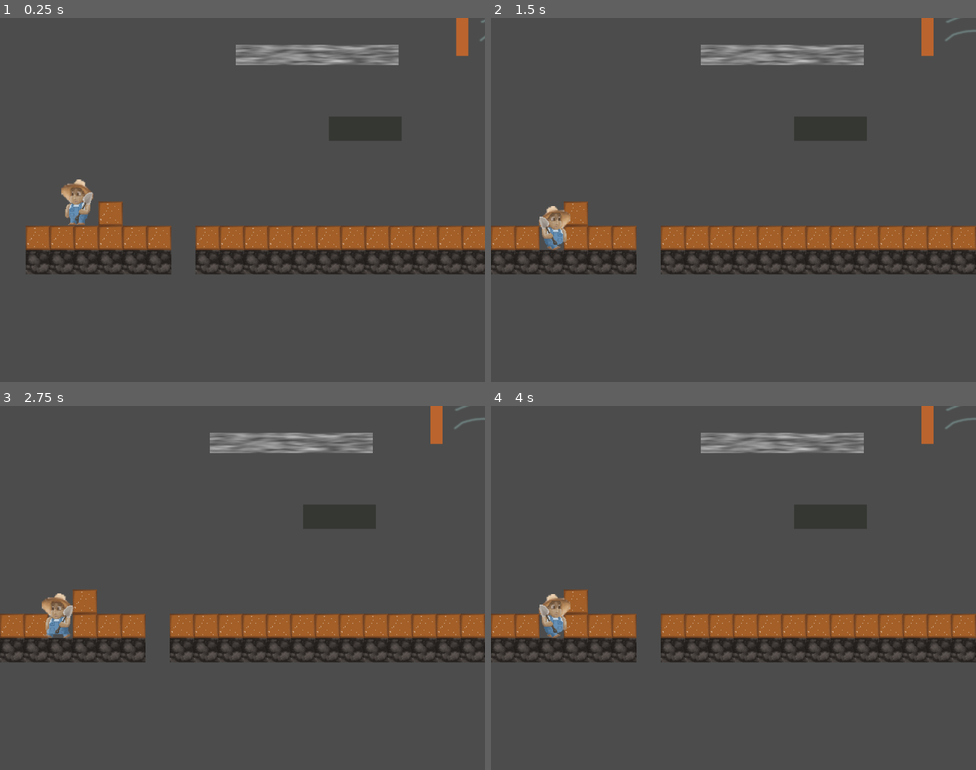
Above: before the commit, frames 1-4 (two rows, left to right).
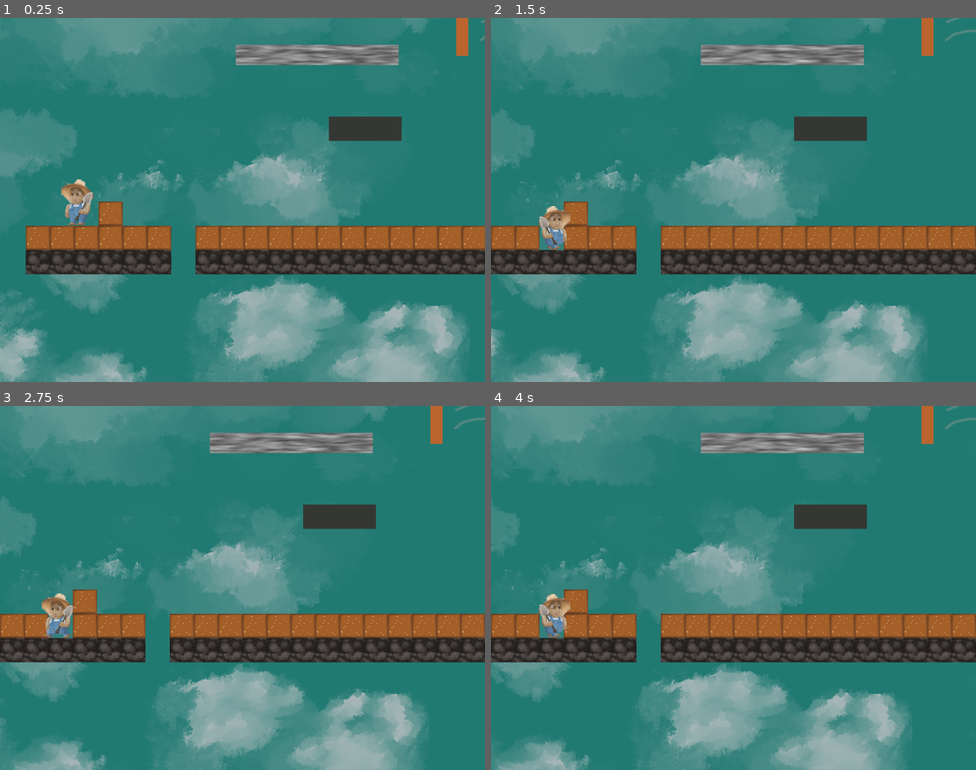
Above: after the commit, the same moments.

Repository: TraceMyers/Godot-Wild-15-Islands
Game: Godot game, scene res://src/main/Game.tscn
The game is run twice, just before and just after one commit, with the same random seed, the same clock (stepped at 60 frames per second) and the same inputs.
Inputs:
- Up to frame 1 (0.25 s): no input
- Up to frame 2 (1.5 s): hold Right (ui_right) from 0.53 s (still down); tap S (ui_accept) at 0.77 s
- Up to frame 3 (2.75 s): tap S (ui_accept) at 1.52 s; release Right (ui_right) at 2.03 s; hold Left (ui_left) from 2.03 s (still down)
- Up to frame 4 (4 s): release Left (ui_left) at 2.78 s; hold Right (ui_right) from 2.78 s (still down); tap S (ui_accept) at 3.02, 3.77 s

The runs differ from the first frame. In frame 1, 84% of the frame differs, in the area x 0-100%, y 0-100%; in frame 2, 84%; in frame 3, 84%; in frame 4, 84%.
Error before the commit: Invalid get index 'boundary_bottom_right' (on base: 'null instance'). (res://src/main/CloudScroll.gd:12)

Commit message:
minor fix to size of Sean/PlaceBlock shape

Diff:
--- /dev/null
+++ b/src/levels/Settings.gd
@@ -0,0 +1,6 @@
+extends Node
+
+const boundary_bottom_right = Vector2(2848.0, 2000.0)
+
+func _ready():
+	get_parent().get_node("Shaun").get_node("Camera2D").limit_right = boundary_bottom_right.x
--- a/src/levels/TestLevel.tscn
+++ b/src/levels/TestLevel.tscn
@@ -1,322 +1,329 @@
-[gd_scene load_steps=9 format=2]
+[gd_scene load_steps=10 format=2]
 
 [ext_resource path="res://src/levels/Level.gd" type="Script" id=1]
-[ext_resource path="res://src/blocks/DirtBlock.tscn" type="PackedScene" id=2]
-[ext_resource path="res://src/blocks/RockBlock.tscn" type="PackedScene" id=3]
-[ext_resource path="res://src/player/Shaun.tscn" type="PackedScene" id=4]
-[ext_resource path="res://src/blocks/StaticBlock.tscn" type="PackedScene" id=5]
-[ext_resource path="res://src/blocks/cloud.tscn" type="PackedScene" id=6]
-[ext_resource path="res://src/blocks/Fan.tscn" type="PackedScene" id=7]
-[ext_resource path="res://src/main/CloudScroll.gd" type="Script" id=8]
+[ext_resource path="res://src/levels/Settings.gd" type="Script" id=2]
+[ext_resource path="res://src/blocks/DirtBlock.tscn" type="PackedScene" id=3]
+[ext_resource path="res://src/blocks/RockBlock.tscn" type="PackedScene" id=4]
+[ext_resource path="res://src/player/Shaun.tscn" type="PackedScene" id=5]
+[ext_resource path="res://src/blocks/StaticBlock.tscn" type="PackedScene" id=6]
+[ext_resource path="res://src/blocks/cloud.tscn" type="PackedScene" id=7]
+[ext_resource path="res://src/blocks/Fan.tscn" type="PackedScene" id=8]
+[ext_resource path="res://src/main/CloudScroll.gd" type="Script" id=9]
 
 [node name="TestLevel" type="Node2D"]
 script = ExtResource( 1 )
 
+[node name="Settings" type="Node" parent="."]
+script = ExtResource( 2 )
+
 [node name="DirtBlocks" type="Node2D" parent="."]
-
-[node name="DirtBlock" parent="DirtBlocks" instance=ExtResource( 2 )]
+editor/display_folded = true
+
+[node name="DirtBlock" parent="DirtBlocks" instance=ExtResource( 3 )]
 position = Vector2( 32, 1152 )
 
-[node name="DirtBlock9" parent="DirtBlocks" instance=ExtResource( 2 )]
+[node name="DirtBlock9" parent="DirtBlocks" instance=ExtResource( 3 )]
 position = Vector2( 480, 1152 )
 
-[node name="DirtBlock10" parent="DirtBlocks" instance=ExtResource( 2 )]
+[node name="DirtBlock10" parent="DirtBlocks" instance=ExtResource( 3 )]
 position = Vector2( 1056, 1152 )
 
-[node name="DirtBlock16" parent="DirtBlocks" instance=ExtResource( 2 )]
+[node name="DirtBlock16" parent="DirtBlocks" instance=ExtResource( 3 )]
 position = Vector2( 1824, 1152 )
 
-[node name="DirtBlock14" parent="DirtBlocks" instance=ExtResource( 2 )]
+[node name="DirtBlock14" parent="DirtBlocks" instance=ExtResource( 3 )]
 position = Vector2( 288, 1152 )
 
-[node name="DirtBlock19" parent="DirtBlocks" instance=ExtResource( 2 )]
+[node name="DirtBlock19" parent="DirtBlocks" instance=ExtResource( 3 )]
 position = Vector2( 736, 1152 )
 
-[node name="DirtBlock20" parent="DirtBlocks" instance=ExtResource( 2 )]
+[node name="DirtBlock20" parent="DirtBlocks" instance=ExtResource( 3 )]
 position = Vector2( 1312, 1152 )
 
-[node name="DirtBlock21" parent="DirtBlocks" instance=ExtResource( 2 )]
+[node name="DirtBlock21" parent="DirtBlocks" instance=ExtResource( 3 )]
 position = Vector2( 2080, 1152 )
 
-[node name="DirtBlock40" parent="DirtBlocks" instance=ExtResource( 2 )]
+[node name="DirtBlock40" parent="DirtBlocks" instance=ExtResource( 3 )]
 position = Vector2( 2592, 1152 )
 
-[node name="DirtBlock15" parent="DirtBlocks" instance=ExtResource( 2 )]
+[node name="DirtBlock15" parent="DirtBlocks" instance=ExtResource( 3 )]
 position = Vector2( 224, 1088 )
 
-[node name="DirtBlock2" parent="DirtBlocks" instance=ExtResource( 2 )]
+[node name="DirtBlock2" parent="DirtBlocks" instance=ExtResource( 3 )]
 position = Vector2( 224, 1152 )
 
-[node name="DirtBlock7" parent="DirtBlocks" instance=ExtResource( 2 )]
+[node name="DirtBlock7" parent="DirtBlocks" instance=ExtResource( 3 )]
 position = Vector2( 672, 1152 )
 
-[node name="DirtBlock11" parent="DirtBlocks" instance=ExtResource( 2 )]
+[node name="DirtBlock11" parent="DirtBlocks" instance=ExtResource( 3 )]
 position = Vector2( 1248, 1152 )
 
-[node name="DirtBlock17" parent="DirtBlocks" instance=ExtResource( 2 )]
+[node name="DirtBlock17" parent="DirtBlocks" instance=ExtResource( 3 )]
 position = Vector2( 2016, 1152 )
 
-[node name="DirtBlock18" parent="DirtBlocks" instance=ExtResource( 2 )]
+[node name="DirtBlock18" parent="DirtBlocks" instance=ExtResource( 3 )]
 position = Vector2( 2528, 1152 )
 
-[node name="DirtBlock3" parent="DirtBlocks" instance=ExtResource( 2 )]
+[node name="DirtBlock3" parent="DirtBlocks" instance=ExtResource( 3 )]
 position = Vector2( 96, 1152 )
 
-[node name="DirtBlock8" parent="DirtBlocks" instance=ExtResource( 2 )]
+[node name="DirtBlock8" parent="DirtBlocks" instance=ExtResource( 3 )]
 position = Vector2( 544, 1152 )
 
-[node name="DirtBlock12" parent="DirtBlocks" instance=ExtResource( 2 )]
+[node name="DirtBlock12" parent="DirtBlocks" instance=ExtResource( 3 )]
 position = Vector2( 1120, 1152 )
 
-[node name="DirtBlock13" parent="DirtBlocks" instance=ExtResource( 2 )]
+[node name="DirtBlock13" parent="DirtBlocks" instance=ExtResource( 3 )]
 position = Vector2( 1888, 1152 )
 
-[node name="DirtBlock44" parent="DirtBlocks" instance=ExtResource( 2 )]
+[node name="DirtBlock44" parent="DirtBlocks" instance=ExtResource( 3 )]
 position = Vector2( 2400, 1152 )
 
-[node name="DirtBlock4" parent="DirtBlocks" instance=ExtResource( 2 )]
+[node name="DirtBlock4" parent="DirtBlocks" instance=ExtResource( 3 )]
 position = Vector2( 352, 1152 )
 
-[node name="DirtBlock22" parent="DirtBlocks" instance=ExtResource( 2 )]
+[node name="DirtBlock22" parent="DirtBlocks" instance=ExtResource( 3 )]
 position = Vector2( 800, 1152 )
 
-[node name="DirtBlock29" parent="DirtBlocks" instance=ExtResource( 2 )]
+[node name="DirtBlock29" parent="DirtBlocks" instance=ExtResource( 3 )]
 position = Vector2( 1376, 1152 )
 
-[node name="DirtBlock33" parent="DirtBlocks" instance=ExtResource( 2 )]
+[node name="DirtBlock33" parent="DirtBlocks" instance=ExtResource( 3 )]
 position = Vector2( 2144, 1152 )
 
-[node name="DirtBlock45" parent="DirtBlocks" instance=ExtResource( 2 )]
+[node name="DirtBlock45" parent="DirtBlocks" instance=ExtResource( 3 )]
 position = Vector2( 2656, 1152 )
 
-[node name="DirtBlock24" parent="DirtBlocks" instance=ExtResource( 2 )]
+[node name="DirtBlock24" parent="DirtBlocks" instance=ExtResource( 3 )]
 position = Vector2( 864, 1152 )
 
-[node name="DirtBlock35" parent="DirtBlocks" instance=ExtResource( 2 )]
+[node name="DirtBlock35" parent="DirtBlocks" instance=ExtResource( 3 )]
 position = Vector2( 1632, 1152 )
 
-[node name="DirtBlock27" parent="DirtBlocks" instance=ExtResource( 2 )]
+[node name="DirtBlock27" parent="DirtBlocks" instance=ExtResource( 3 )]
 position = Vector2( 1440, 1152 )
 
-[node name="DirtBlock38" parent="DirtBlocks" instance=ExtResource( 2 )]
+[node name="DirtBlock38" parent="DirtBlocks" instance=ExtResource( 3 )]
 position = Vector2( 2208, 1152 )
 
-[node name="DirtBlock46" parent="DirtBlocks" instance=ExtResource( 2 )]
+[node name="DirtBlock46" parent="DirtBlocks" instance=ExtResource( 3 )]
 position = Vector2( 2720, 1152 )
 
-[node name="DirtBlock25" parent="DirtBlocks" instance=ExtResource( 2 )]
+[node name="DirtBlock25" parent="DirtBlocks" instance=ExtResource( 3 )]
 position = Vector2( 928, 1152 )
 
-[node name="DirtBlock36" parent="DirtBlocks" instance=ExtResource( 2 )]
+[node name="DirtBlock36" parent="DirtBlocks" instance=ExtResource( 3 )]
 position = Vector2( 1696, 1152 )
 
-[node name="DirtBlock28" parent="DirtBlocks" instance=ExtResource( 2 )]
+[node name="DirtBlock28" parent="DirtBlocks" instance=ExtResource( 3 )]
 position = Vector2( 1504, 1152 )
 
-[node name="DirtBlock39" parent="DirtBlocks" instance=ExtResource( 2 )]
+[node name="DirtBlock39" parent="DirtBlocks" instance=ExtResource( 3 )]
 position = Vector2( 2272, 1152 )
 
-[node name="DirtBlock41" parent="DirtBlocks" instance=ExtResource( 2 )]
+[node name="DirtBlock41" parent="DirtBlocks" instance=ExtResource( 3 )]
 position = Vector2( 2784, 1152 )
 
-[node name="DirtBlock26" parent="DirtBlocks" instance=ExtResource( 2 )]
+[node name="DirtBlock26" parent="DirtBlocks" instance=ExtResource( 3 )]
 position = Vector2( 992, 1152 )
 
-[node name="DirtBlock37" parent="DirtBlocks" instance=ExtResource( 2 )]
+[node name="DirtBlock37" parent="DirtBlocks" instance=ExtResource( 3 )]
 position = Vector2( 1760, 1152 )
 
-[node name="DirtBlock31" parent="DirtBlocks" instance=ExtResource( 2 )]
+[node name="DirtBlock31" parent="DirtBlocks" instance=ExtResource( 3 )]
 position = Vector2( 1568, 1152 )
 
-[node name="DirtBlock34" parent="DirtBlocks" instance=ExtResource( 2 )]
+[node name="DirtBlock34" parent="DirtBlocks" instance=ExtResource( 3 )]
 position = Vector2( 2336, 1152 )
 
-[node name="DirtBlock42" parent="DirtBlocks" instance=ExtResource( 2 )]
+[node name="DirtBlock42" parent="DirtBlocks" instance=ExtResource( 3 )]
 position = Vector2( 2848, 1152 )
 
-[node name="DirtBlock5" parent="DirtBlocks" instance=ExtResource( 2 )]
+[node name="DirtBlock5" parent="DirtBlocks" instance=ExtResource( 3 )]
 position = Vector2( 160, 1152 )
 
-[node name="DirtBlock23" parent="DirtBlocks" instance=ExtResource( 2 )]
+[node name="DirtBlock23" parent="DirtBlocks" instance=ExtResource( 3 )]
 position = Vector2( 608, 1152 )
 
-[node name="DirtBlock30" parent="DirtBlocks" instance=ExtResource( 2 )]
+[node name="DirtBlock30" parent="DirtBlocks" instance=ExtResource( 3 )]
 position = Vector2( 1184, 1152 )
 
-[node name="DirtBlock32" parent="DirtBlocks" instance=ExtResource( 2 )]
+[node name="DirtBlock32" parent="DirtBlocks" instance=ExtResource( 3 )]
 position = Vector2( 1952, 1152 )
 
-[node name="DirtBlock43" parent="DirtBlocks" instance=ExtResource( 2 )]
+[node name="DirtBlock43" parent="DirtBlocks" instance=ExtResource( 3 )]
 position = Vector2( 2464, 1152 )
 
 [node name="BedRock" type="Node2D" parent="."]
-
-[node name="RockBlock" parent="BedRock" instance=ExtResource( 3 )]
+editor/display_folded = true
+
+[node name="RockBlock" parent="BedRock" instance=ExtResource( 4 )]
 position = Vector2( 32, 1216 )
 
-[node name="RockBlock11" parent="BedRock" instance=ExtResource( 3 )]
+[node name="RockBlock11" parent="BedRock" instance=ExtResource( 4 )]
 position = Vector2( 480, 1216 )
 
-[node name="RockBlock23" parent="BedRock" instance=ExtResource( 3 )]
+[node name="RockBlock23" parent="BedRock" instance=ExtResource( 4 )]
 position = Vector2( 1056, 1216 )
 
-[node name="RockBlock36" parent="BedRock" instance=ExtResource( 3 )]
+[node name="RockBlock36" parent="BedRock" instance=ExtResource( 4 )]
 position = Vector2( 1824, 1216 )
 
-[node name="RockBlock2" parent="BedRock" instance=ExtResource( 3 )]
+[node name="RockBlock2" parent="BedRock" instance=ExtResource( 4 )]
 position = Vector2( 96, 1216 )
 
-[node name="RockBlock8" parent="BedRock" instance=ExtResource( 3 )]
+[node name="RockBlock8" parent="BedRock" instance=ExtResource( 4 )]
 position = Vector2( 544, 1216 )
 
-[node name="RockBlock24" parent="BedRock" instance=ExtResource( 3 )]
+[node name="RockBlock24" parent="BedRock" instance=ExtResource( 4 )]
 position = Vector2( 1120, 1216 )
 
-[node name="RockBlock28" parent="BedRock" instance=ExtResource( 3 )]
+[node name="RockBlock28" parent="BedRock" instance=ExtResource( 4 )]
 position = Vector2( 1888, 1216 )
 
-[node name="RockBlock42" parent="BedRock" instance=ExtResource( 3 )]
+[node name="RockBlock42" parent="BedRock" instance=ExtResource( 4 )]
 position = Vector2( 2400, 1216 )
 
-[node name="RockBlock3" parent="BedRock" instance=ExtResource( 3 )]
+[node name="RockBlock3" parent="BedRock" instance=ExtResource( 4 )]
 position = Vector2( 160, 1216 )
 
-[node name="RockBlock9" parent="BedRock" instance=ExtResource( 3 )]
+[node name="RockBlock9" parent="BedRock" instance=ExtResource( 4 )]
 position = Vector2( 608, 1216 )
 
-[node name="RockBlock19" parent="BedRock" instance=ExtResource( 3 )]
+[node name="RockBlock19" parent="BedRock" instance=ExtResource( 4 )]
 position = Vector2( 1184, 1216 )
 
-[node name="RockBlock34" parent="BedRock" instance=ExtResource( 3 )]
+[node name="RockBlock34" parent="BedRock" instance=ExtResource( 4 )]
 position = Vector2( 1952, 1216 )
 
-[node name="RockBlock43" parent="BedRock" instance=ExtResource( 3 )]
+[node name="RockBlock43" parent="BedRock" instance=ExtResource( 4 )]
 position = Vector2( 2464, 1216 )
 
-[node name="RockBlock4" parent="BedRock" instance=ExtResource( 3 )]
+[node name="RockBlock4" parent="BedRock" instance=ExtResource( 4 )]
 position = Vector2( 224, 1216 )
 
-[node name="RockBlock7" parent="BedRock" instance=ExtResource( 3 )]
+[node name="RockBlock7" parent="BedRock" instance=ExtResource( 4 )]
 position = Vector2( 672, 1216 )
 
-[node name="RockBlock21" parent="BedRock" instance=ExtResource( 3 )]
+[node name="RockBlock21" parent="BedRock" instance=ExtResource( 4 )]
 position = Vector2( 1248, 1216 )
 
-[node name="RockBlock32" parent="BedRock" instance=ExtResource( 3 )]
+[node name="RockBlock32" parent="BedRock" instance=ExtResource( 4 )]
 position = Vector2( 2016, 1216 )
 
-[node name="RockBlock44" parent="BedRock" instance=ExtResource( 3 )]
+[node name="RockBlock44" parent="BedRock" instance=ExtResource( 4 )]
 position = Vector2( 2528, 1216 )
 
-[node name="RockBlock5" parent="BedRock" instance=ExtResource( 3 )]
+[node name="RockBlock5" parent="BedRock" instance=ExtResource( 4 )]
 position = Vector2( 288, 1216 )
 
-[node name="RockBlock10" parent="BedRock" instance=ExtResource( 3 )]
+[node name="RockBlock10" parent="BedRock" instance=ExtResource( 4 )]
 position = Vector2( 736, 1216 )
 
-[node name="RockBlock22" parent="BedRock" instance=ExtResource( 3 )]
+[node name="RockBlock22" parent="BedRock" instance=ExtResource( 4 )]
 position = Vector2( 1312, 1216 )
 
-[node name="RockBlock29" parent="BedRock" instance=ExtResource( 3 )]
+[node name="RockBlock29" parent="BedRock" instance=ExtResource( 4 )]
 position = Vector2( 2080, 1216 )
 
-[node name="RockBlock39" parent="BedRock" instance=ExtResource( 3 )]
+[node name="RockBlock39" parent="BedRock" instance=ExtResource( 4 )]
 position = Vector2( 2592, 1216 )
 
-[node name="RockBlock6" parent="BedRock" instance=ExtResource( 3 )]
+[node name="RockBlock6" parent="BedRock" instance=ExtResource( 4 )]
 position = Vector2( 352, 1216 )
 
-[node name="RockBlock12" parent="BedRock" instance=ExtResource( 3 )]
+[node name="RockBlock12" parent="BedRock" instance=ExtResource( 4 )]
 position = Vector2( 800, 1216 )
 
-[node name="RockBlock17" parent="BedRock" instance=ExtResource( 3 )]
+[node name="RockBlock17" parent="BedRock" instance=ExtResource( 4 )]
 position = Vector2( 1376, 1216 )
 
-[node name="RockBlock31" parent="BedRock" instance=ExtResource( 3 )]
+[node name="RockBlock31" parent="BedRock" instance=ExtResource( 4 )]
 position = Vector2( 2144, 1216 )
 
-[node name="RockBlock40" parent="BedRock" instance=ExtResource( 3 )]
+[node name="RockBlock40" parent="BedRock" instance=ExtResource( 4 )]
 position = Vector2( 2656, 1216 )
 
-[node name="RockBlock13" parent="BedRock" instance=ExtResource( 3 )]
+[node name="RockBlock13" parent="BedRock" instance=ExtResource( 4 )]
 position = Vector2( 864, 1216 )
 
-[node name="RockBlock25" parent="BedRock" instance=ExtResource( 3 )]
+[node name="RockBlock25" parent="BedRock" instance=ExtResource( 4 )]
 position = Vector2( 1632, 1216 )
 
-[node name="RockBlock16" parent="BedRock" instance=ExtResource( 3 )]
+[node name="RockBlock16" parent="BedRock" instance=ExtResource( 4 )]
 position = Vector2( 1440, 1216 )
 
-[node name="RockBlock30" parent="BedRock" instance=ExtResource( 3 )]
+[node name="RockBlock30" parent="BedRock" instance=ExtResource( 4 )]
 position = Vector2( 2208, 1216 )
 
-[node name="RockBlock37" parent="BedRock" instance=ExtResource( 3 )]
+[node name="RockBlock37" parent="BedRock" instance=ExtResource( 4 )]
 position = Vector2( 2720, 1216 )
 
-[node name="RockBlock14" parent="BedRock" instance=ExtResource( 3 )]
+[node name="RockBlock14" parent="BedRock" instance=ExtResource( 4 )]
 position = Vector2( 928, 1216 )
 
-[node name="RockBlock26" parent="BedRock" instance=ExtResource( 3 )]
+[node name="RockBlock26" parent="BedRock" instance=ExtResource( 4 )]
 position = Vector2( 1696, 1216 )
 
-[node name="RockBlock18" parent="BedRock" instance=ExtResource( 3 )]
+[node name="RockBlock18" parent="BedRock" instance=ExtResource( 4 )]
 position = Vector2( 1504, 1216 )
 
-[node name="RockBlock35" parent="BedRock" instance=ExtResource( 3 )]
+[node name="RockBlock35" parent="BedRock" instance=ExtResource( 4 )]
 position = Vector2( 2272, 1216 )
 
-[node name="RockBlock41" parent="BedRock" instance=ExtResource( 3 )]
+[node name="RockBlock41" parent="BedRock" instance=ExtResource( 4 )]
 position = Vector2( 2784, 1216 )
 
-[node name="RockBlock15" parent="BedRock" instance=ExtResource( 3 )]
+[node name="RockBlock15" parent="BedRock" instance=ExtResource( 4 )]
 position = Vector2( 992, 1216 )
 
-[node name="RockBlock27" parent="BedRock" instance=ExtResource( 3 )]
+[node name="RockBlock27" parent="BedRock" instance=ExtResource( 4 )]
 position = Vector2( 1760, 1216 )
 
-[node name="RockBlock20" parent="BedRock" instance=ExtResource( 3 )]
+[node name="RockBlock20" parent="BedRock" instance=ExtResource( 4 )]
 position = Vector2( 1568, 1216 )
 
-[node name="RockBlock33" parent="BedRock" instance=ExtResource( 3 )]
+[node name="RockBlock33" parent="BedRock" instance=ExtResource( 4 )]
 position = Vector2( 2336, 1216 )
 
-[node name="RockBlock38" parent="BedRock" instance=ExtResource( 3 )]
+[node name="RockBlock38" parent="BedRock" instance=ExtResource( 4 )]
 position = Vector2( 2848, 1216 )
 
-[node name="Shaun" parent="." instance=ExtResource( 4 )]
+[node name="Shaun" parent="." instance=ExtResource( 5 )]
 position = Vector2( 136, 1052 )
 
 [node name="FreeBlocks" type="Node2D" parent="."]
 
 [node name="StaticItems" type="Node2D" parent="."]
-
-[node name="StaticBlock" parent="StaticItems" instance=ExtResource( 5 )]
+editor/display_folded = true
+
+[node name="StaticBlock" parent="StaticItems" instance=ExtResource( 6 )]
 position = Vector2( 832, 864 )
 
-[node name="StaticBlock2" parent="StaticItems" instance=ExtResource( 5 )]
+[node name="StaticBlock2" parent="StaticItems" instance=ExtResource( 6 )]
 position = Vector2( 896, 864 )
 
-[node name="StaticBlock3" parent="StaticItems" instance=ExtResource( 5 )]
+[node name="StaticBlock3" parent="StaticItems" instance=ExtResource( 6 )]
 position = Vector2( 960, 864 )
 
-[node name="Cloud" parent="StaticItems" instance=ExtResource( 6 )]
+[node name="Cloud" parent="StaticItems" instance=ExtResource( 7 )]
 position = Vector2( 768, 640 )
 scale = Vector2( 3.12397, 4.13127 )
 
-[node name="Fan" parent="." instance=ExtResource( 7 )]
+[node name="Fan" parent="." instance=ExtResource( 8 )]
 position = Vector2( 1152, 576 )
 
-[node name="Fan4" parent="." instance=ExtResource( 7 )]
+[node name="Fan4" parent="." instance=ExtResource( 8 )]
 position = Vector2( 2368, 896 )
 rotation = -2.66512
 
-[node name="Fan2" parent="." instance=ExtResource( 7 )]
+[node name="Fan2" parent="." instance=ExtResource( 8 )]
 position = Vector2( 1856, 320 )
 rotation = 1.5708
 
-[node name="Fan3" parent="." instance=ExtResource( 7 )]
+[node name="Fan3" parent="." instance=ExtResource( 8 )]
 position = Vector2( 1632, 960 )
 rotation = -1.5708
 
 [node name="CloudScroll" type="Node2D" parent="."]
-script = ExtResource( 8 )
+script = ExtResource( 9 )
--- a/src/player/Shaun.tscn
+++ b/src/player/Shaun.tscn
@@ -80,7 +80,7 @@
 extents = Vector2( 2, 1 )
 
 [sub_resource type="RectangleShape2D" id=7]
-extents = Vector2( 32, 32 )
+extents = Vector2( 18, 17 )
 
 [sub_resource type="RectangleShape2D" id=8]
 extents = Vector2( 11.5, 1.5 )
@@ -125,11 +125,10 @@
 shape = SubResource( 6 )
 
 [node name="PlaceBlock" type="Area2D" parent="."]
-editor/display_folded = true
-visible = false
 position = Vector2( 0, -8 )
 
 [node name="CollisionShape2D" type="CollisionShape2D" parent="PlaceBlock"]
+position = Vector2( 0.5, 21 )
 shape = SubResource( 7 )
 
 [node name="DetectFloor" type="Area2D" parent="."]
